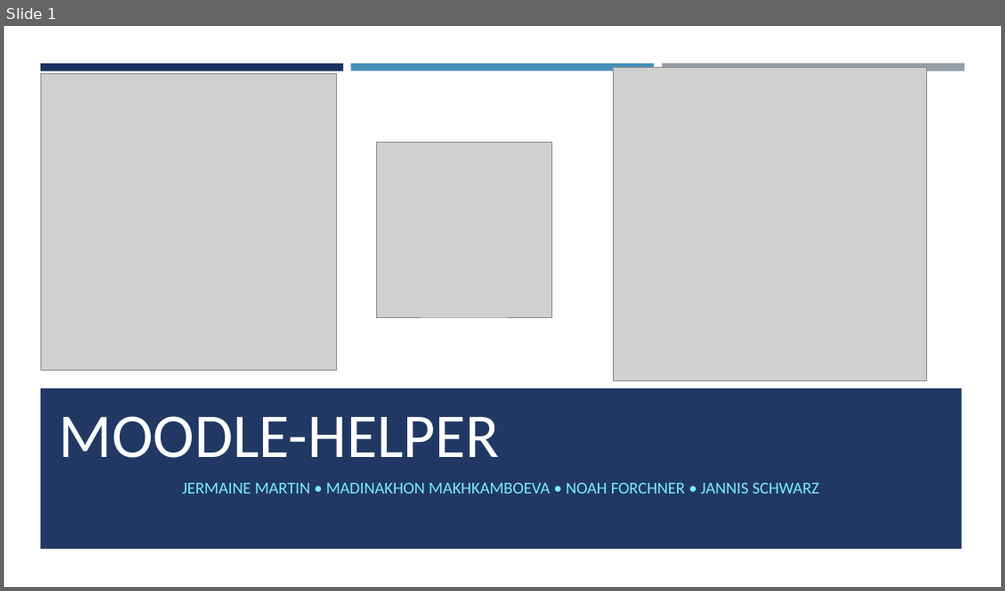
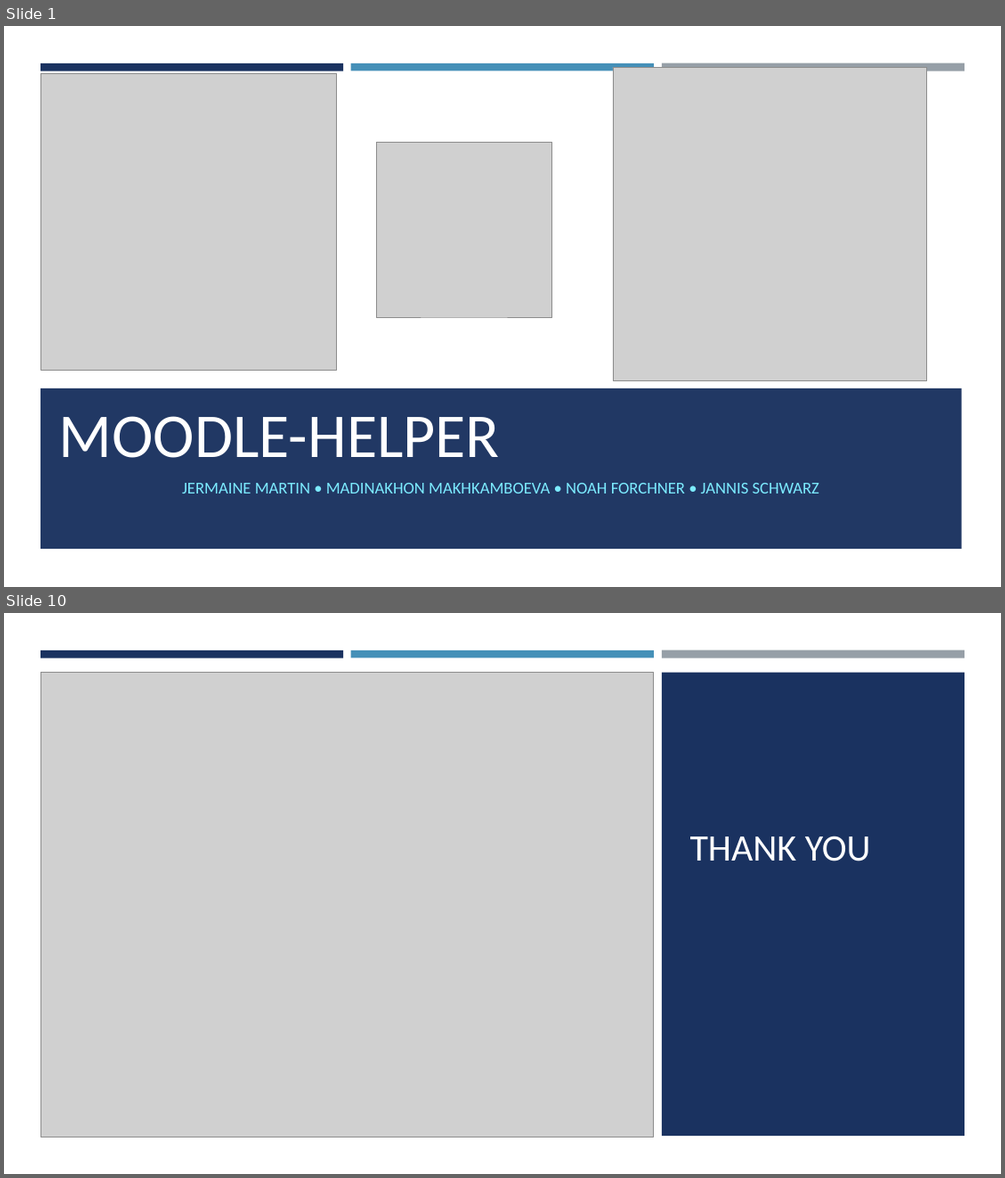
Before and after one commit to j-j-martin/Hackathon2023, a slide deck: Moodle-helper.pptx. Shown one above the other, each under a label of ours: slide 1 before the commit, slides 1 and 10 after it; the slides between them are not shown. The pictures are 1005x591 and 1005x1178 pixels, drawn with LibreOffice and Linux fonts; fonts in the diff are those of the drawing; grey boxes stand for pictures. Boxes give left, top, right and bottom in pixels: in the first picture for what was removed or moved away, otherwise in the second. Text is boxed around its words. In the diff, an @@ line names an element or a change of style, - is before the commit and + after.

```diff
--- a/Moodle-helper.pptx
+++ b/Moodle-helper.pptx
@@ slide 10 added at [4, 613, 1001, 1174], background #FFFFFF @@
@@ rectangle added at [4, 613, 1001, 1174], fill #FFFFFF @@
@@ rectangle added at [40, 650, 343, 657], fill #1A3260 @@
@@ rectangle added at [351, 650, 654, 657], fill #4590B8 @@
@@ rectangle added at [662, 650, 964, 658], fill #969FA7 @@
@@ picture added at [40, 672, 654, 1136] @@
@@ rectangle added at [662, 672, 964, 1135], fill #1A3260 @@
@@ title added at [690, 835, 871, 861], 36 pt, text #FFFFFF @@
+THANK YOU
```
Also in this commit, not shown: 1 slide changed, 7 other slides added, 3 slides removed, 2 other files.
